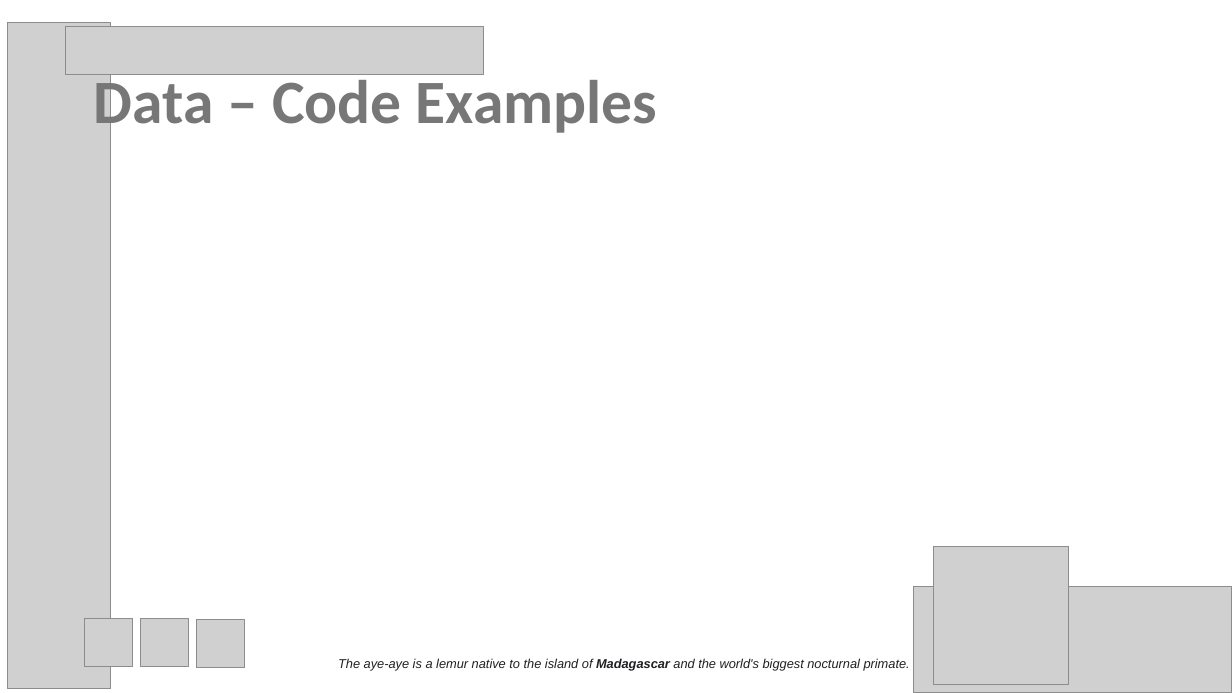
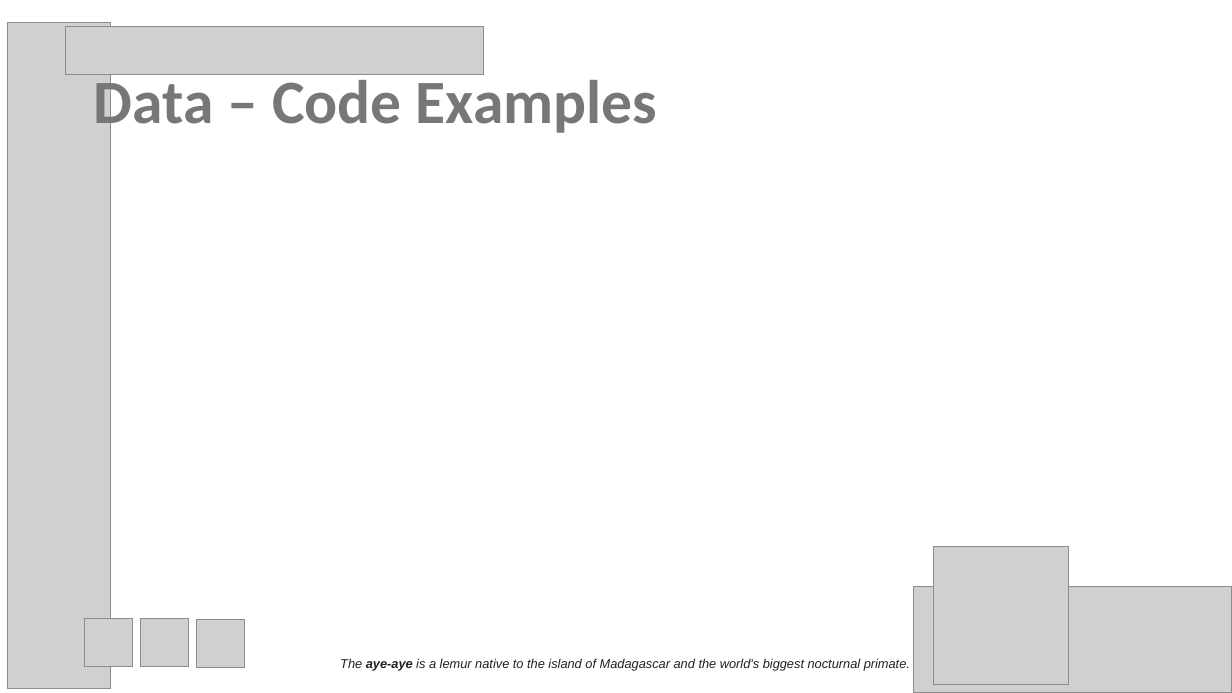
Before and after one commit to psychicesp/AI-AI, a slide deck: slide 6 of Project3_Presentation.pptx. Drawn at 1232x693 pixels with LibreOffice and Linux fonts; fonts in the diff are those of the drawing; grey boxes stand for pictures. Boxes give left, top, right and bottom in pixels: in the first picture for what was removed or moved away, otherwise in the second. Text is boxed around its words. In the diff, an @@ line names an element or a change of style, - is before the commit and + after.

```diff
--- a/Project3_Presentation.pptx
+++ b/Project3_Presentation.pptx
@@ text "The aye-aye is a lemur ..." at [340,658,910,671]: bold on in "aye-aye"; bold off in "Madagascar" @@
```
Also in this commit, not shown: 8 other slides changed, 2 slides added, 2 other files.
